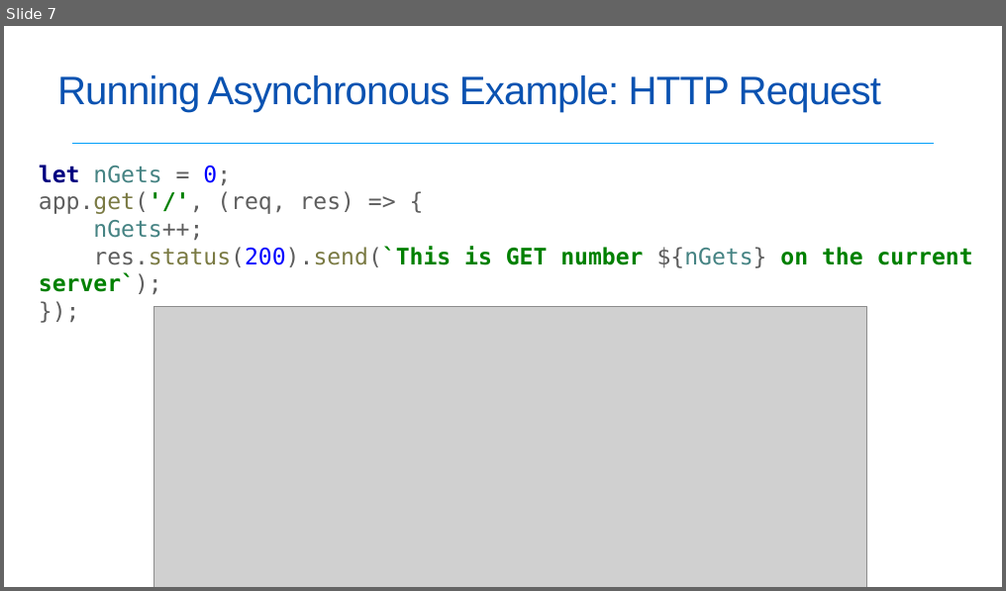
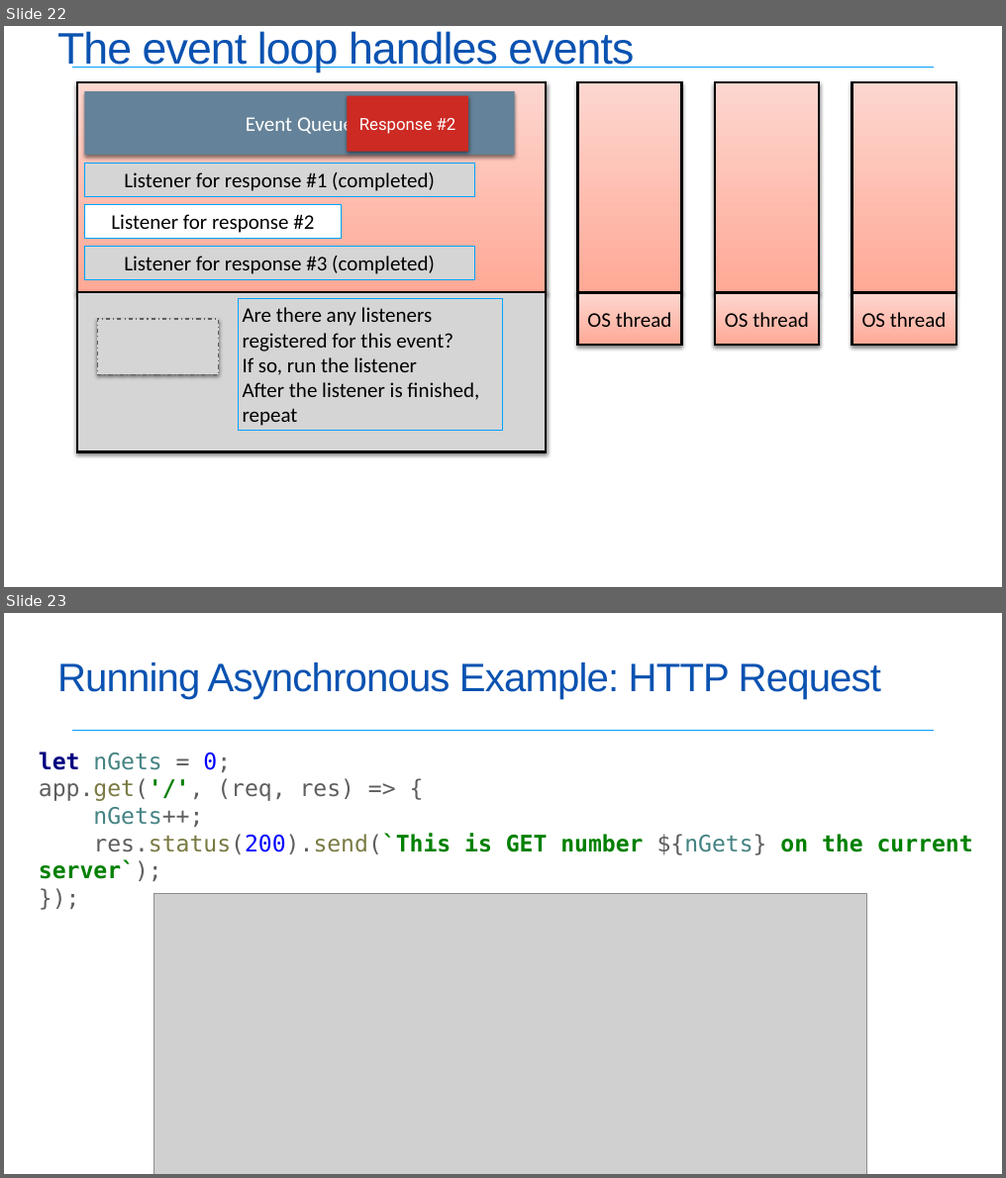
Before and after one commit to neu-se/CS4530-Spring-2022, a slide deck: Slides/Lesson 4.1 Concurrent Programming.pptx. Shown one above the other, each under a label of ours: slide 7 before the commit, slides 22 and 23 after it. The pictures are 1006x591 and 1006x1178 pixels, drawn with LibreOffice and Linux fonts; fonts in the diff are those of the drawing; grey boxes stand for pictures. Boxes give left, top, right and bottom in pixels: in the first picture for what was removed or moved away, otherwise in the second. Text is boxed around its words. In the diff, an @@ line names an element or a change of style, - is before the commit and + after.

```diff
--- a/Slides/Lesson 4.1 Concurrent Programming.pptx
+++ b/Slides/Lesson 4.1 Concurrent Programming.pptx
@@ slide 22 added at (4, 26, 1002, 587), background #FFFFFF @@
@@ title added at (57, 31, 634, 73), 42.5 pt, text #0A52B1 @@
+The event loop handles events
@@ line added from (73, 68) to (934, 68), #009EF9 0.75 pt @@
@@ rectangle added at (577, 82, 681, 292), fill gradient #FDD6CF to #FFA996, outline #000000 2 pt @@
@@ rectangle added at (715, 82, 819, 292), fill gradient #FDD6CF to #FFA996, outline #000000 2 pt @@
@@ rectangle added at (852, 82, 956, 292), fill gradient #FDD6CF to #FFA996, outline #000000 2 pt @@
@@ rectangle added at (347, 95, 468, 151), fill #CC2A23, 16 pt, text #FFFFFF @@
+Response #2
@@ group added at (77, 82, 546, 452): 6 rectangles @@
+Listener for response #2
+Listener for response #3 (completed)
+Event Queue
+Listener for response #1 (completed)
@@ rectangle added at (352, 165, 537, 224), fill #D5D5D5, outline #00A2FF 1 pt, 20 pt, text #000000 @@
+Some other listener (completed)
@@ rectangle added at (98, 319, 219, 374), fill #D5D5D5, outline #5E5E5E 1 pt dashed @@
@@ rectangle added at (239, 298, 503, 430), fill #D5D5D5, outline #00A2FF 1 pt, 20 pt, text #000000 @@
+Are there any listeners registered for this event?
+If so, run the listener
+After the listener is finished, repeat
@@ rectangle added at (577, 293, 681, 345), fill gradient #FDD6CF to #FFA996, outline #000000 2 pt, 20 pt, text #000000 @@
+OS thread
@@ rectangle added at (715, 293, 819, 345), fill gradient #FDD6CF to #FFA996, outline #000000 2 pt, 20 pt, text #000000 @@
+OS thread
@@ rectangle added at (852, 293, 956, 345), fill gradient #FDD6CF to #FFA996, outline #000000 2 pt, 20 pt, text #000000 @@
+OS thread
@@ what was slide 7 is now slide 23 @@
```
Also in this commit, not shown: 1 slide changed, 18 other slides added, 7 slides removed.
